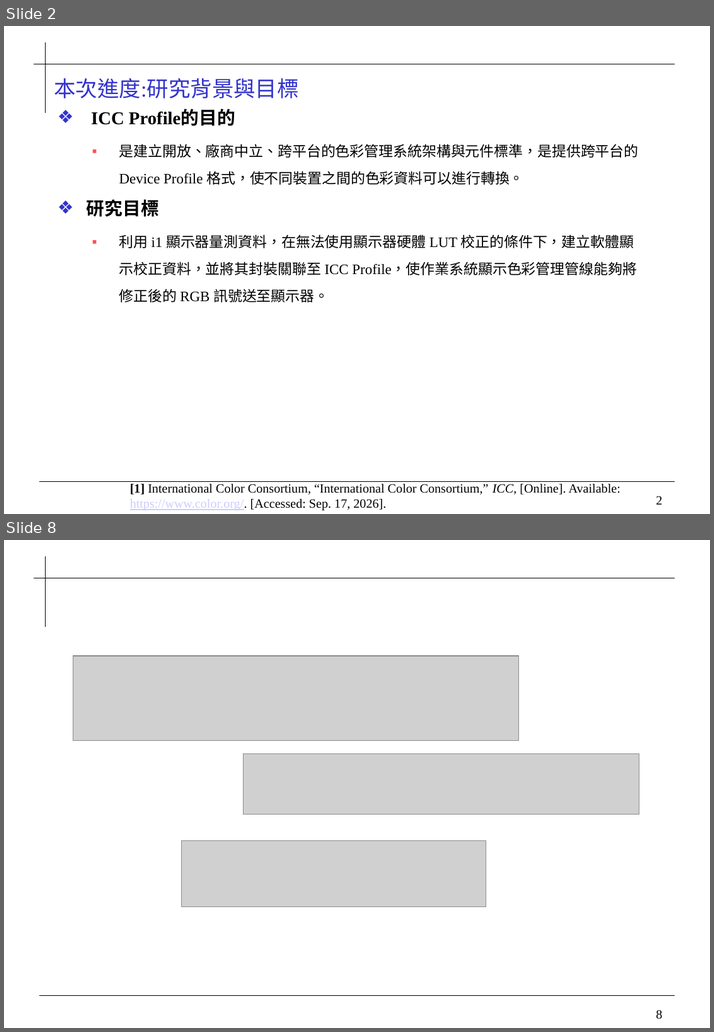
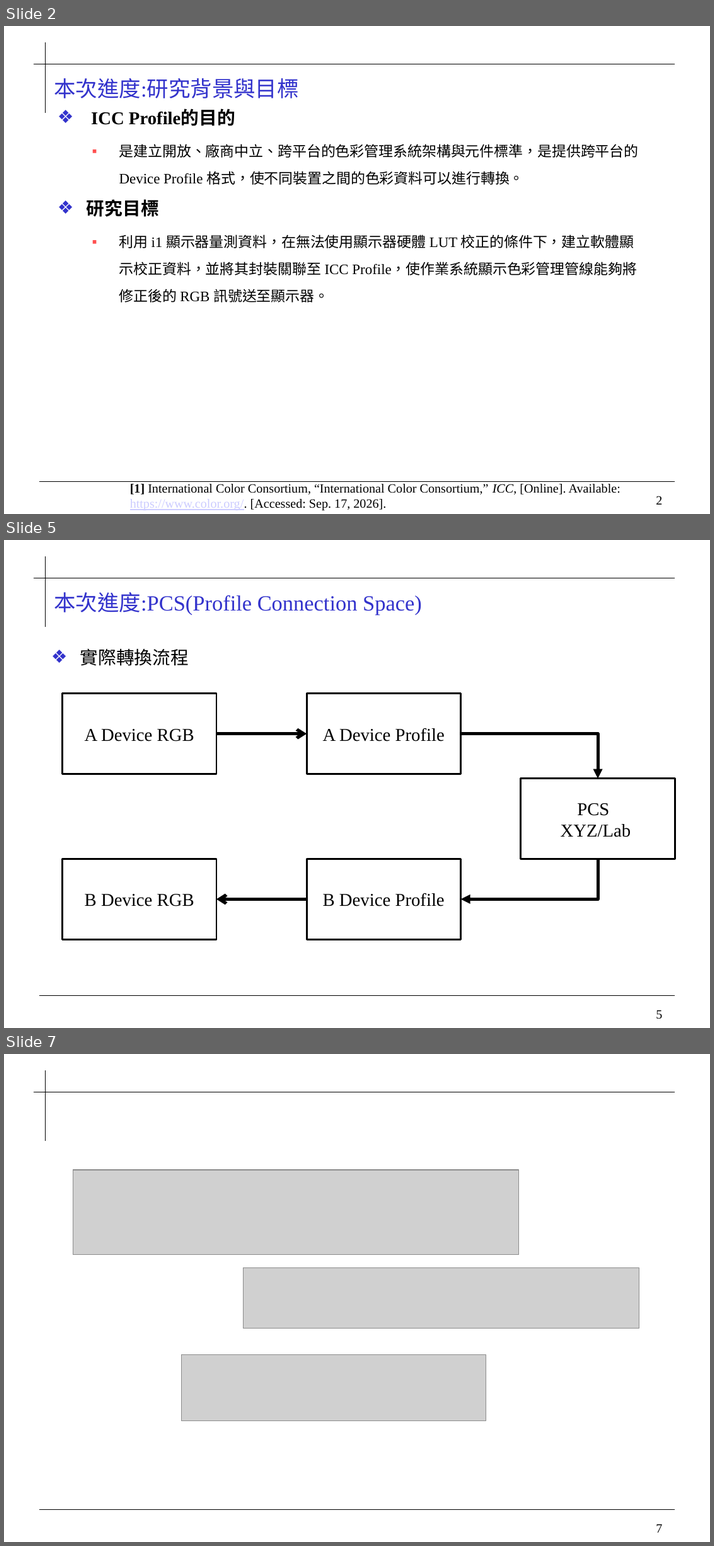
Before and after one commit to 0ilasis0/home, a slide deck: ICCPROFILE.pptx. Shown one above the other, each under a label of ours: slides 2 and 8 before the commit, slides 2, 5 and 7 after it; the slides between them are not shown. The pictures are 714x1032 and 714x1546 pixels, drawn with LibreOffice and Linux fonts; fonts in the diff are those of the drawing; grey boxes stand for pictures; background and template pictures are left out. Boxes give left, top, right and bottom in pixels: in the first picture for what was removed or moved away, otherwise in the second. Text is boxed around its words. In the diff, an @@ line names an element or a change of style, - is before the commit and + after.

```diff
--- a/ICCPROFILE.pptx
+++ b/ICCPROFILE.pptx
@@ slide 5 added at <box>4,540,710,1028</box>, background #FFFFFF; not listed: 4 template elements that a slide beside it also shows @@
@@ title added at <box>54,592,422,615</box>, 24 pt, text #3333CC @@
+本次進度:PCS(Profile Connection Space)
@@ text added at <box>80,648,189,666</box>, 20 pt, text #000000 @@
+  ❖ 實際轉換流程
@@ rectangle added at <box>63,694,216,774</box>, fill #FFFFFF, outline #000000 2 pt, 20 pt, text #000000 @@
+A Device RGB
@@ rectangle added at <box>306,694,460,774</box>, fill #FFFFFF, outline #000000 2 pt, 20 pt, text #000000 @@
+A Device Profile
@@ arrow added from (216, 734) to (306, 734), #000000 3.5 pt @@
@@ elbow arrow added from (461, 734) to (597, 779), #000000 3.5 pt @@
@@ rectangle added at <box>521,779,674,860</box>, fill #FFFFFF, outline #000000 2 pt, 20 pt, text #000000 @@
+PCS
+XYZ/Lab
@@ rectangle added at <box>63,859,216,940</box>, fill #FFFFFF, outline #000000 2 pt, 20 pt, text #000000 @@
+B Device RGB
@@ rectangle added at <box>306,859,460,940</box>, fill #FFFFFF, outline #000000 2 pt, 20 pt, text #000000 @@
+B Device Profile
@@ elbow arrow added from (597, 859) to (461, 900), #000000 3.5 pt @@
@@ arrow added from (306, 900) to (216, 900), #000000 3.5 pt @@
@@ what was slide 8 is now slide 7 @@
@@ page number at <box>655,1525,662,1533</box>: text changed @@
-8
+7
```
Also in this commit, not shown: 3 slides changed, 2 slides removed, 6 other files.
